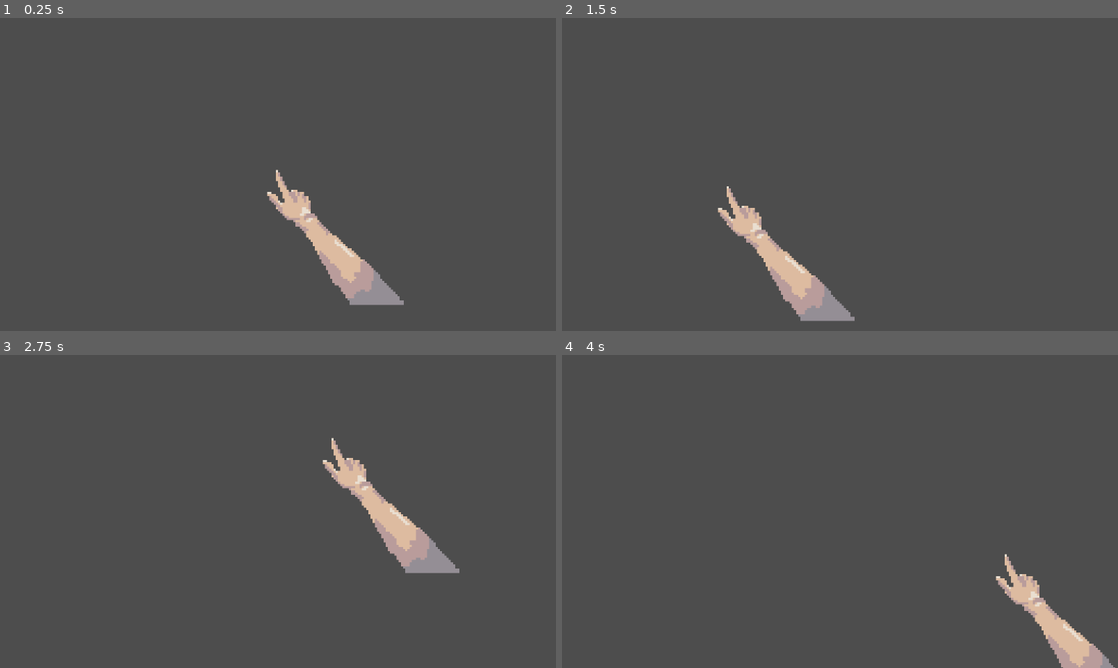
Above: before the commit, frames 1-4 (two rows, left to right).
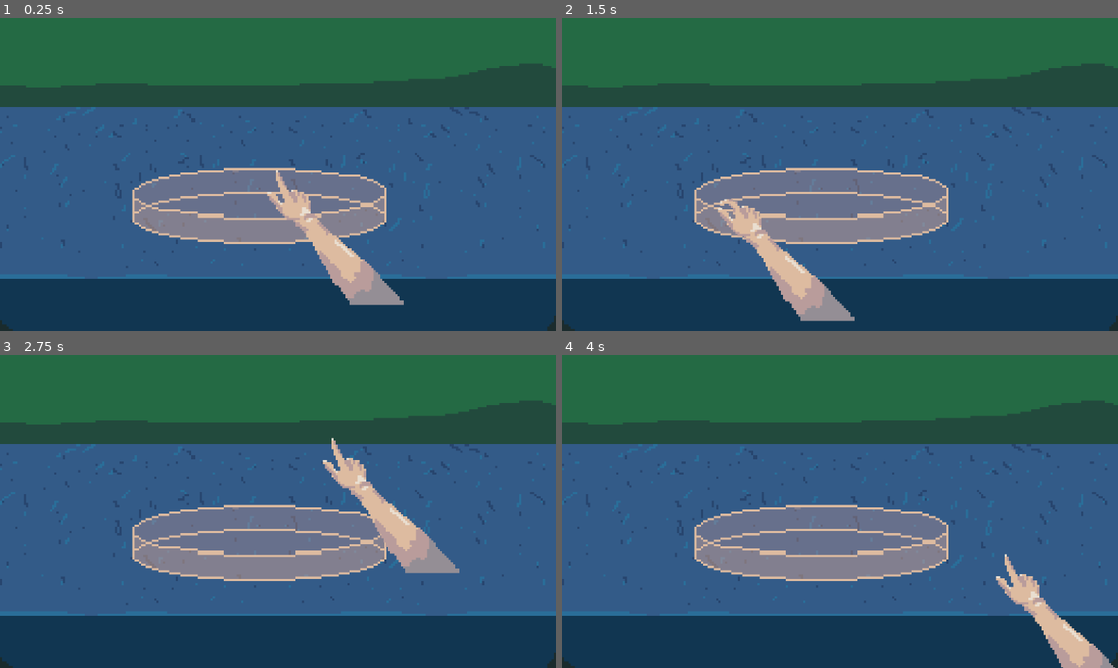
Above: after the commit, the same moments.

Repository: KatLuvsYa3/Geaux_Hackathon_Godot
Game: Godot game, scene res://scenes/game/culture.tscn
The game is run twice, just before and just after one commit, with the same random seed, the same clock (stepped at 60 frames per second) and the same inputs. This scene is started directly instead of the project's main scene.
Inputs (mouse positions are in pixels of both pictures, inside the frame that each line leads up to):
- Up to frame 1 (0.25 s): no input
- Up to frame 2 (1.5 s): tap Enter at 0.5 s; move the mouse to (962, 158) at 0.52 s; hold D (move_right) 0.53-1.28 s; hold K 0.53-1.28 s; click (962, 158) at 0.67 s; tap Space at 1.25 s; move the mouse to (728, 190) at 1.27 s; hold S (move_down) from 1.28 s (still down); tap K at 1.35 s; click (728, 190) at 1.42 s
- Up to frame 3 (2.75 s): tap Enter at 2 s; move the mouse to (333, 442) at 2.02 s; release S (move_down) at 2.03 s; hold D (move_right) from 2.03 s (still down); hold K from 2.03 s (still down); click (333, 442) at 2.17 s
- Up to frame 4 (4 s): tap Space at 2.75 s; move the mouse to (812, 574) at 2.77 s; release D (move_right) at 2.78 s; release K at 2.78 s; hold W (move_up) 2.78-3.53 s; tap K at 2.85 s; click (812, 574) at 2.92 s; tap Enter at 3.5 s; move the mouse to (1006, 558) at 3.52 s; hold A (move_left) from 3.53 s (still down); hold K from 3.53 s (still down); click (1006, 558) at 3.67 s

The runs differ from the first frame. In frame 1, 97% of the frame differs, in the area x 0-100%, y 0-100%; in frame 2, 97%; in frame 3, 97%; in frame 4, 98%.

Commit message:
arm click culture

Diff:
--- a/scenes/arm.tscn
+++ b/scenes/arm.tscn
@@ -2,6 +2,7 @@
 
 [ext_resource type="Script" uid="uid://c5ogd1ik32oee" path="res://scripts/arm.gd" id="1_muf2m"]
 [ext_resource type="Texture2D" uid="uid://crt0c6iufjvgb" path="res://assets/Sprites/arm.png" id="2_dy6di"]
+[ext_resource type="Texture2D" uid="uid://dhxpjefr3ymju" path="res://assets/Sprites/clickedarm.png" id="3_dy6di"]
 
 [node name="Arm" type="Node2D" unique_id=1142549423]
 
@@ -10,3 +11,9 @@
 texture = ExtResource("2_dy6di")
 offset = Vector2(26, 28)
 script = ExtResource("1_muf2m")
+
+[node name="ClickedArm" type="Sprite2D" parent="." unique_id=1984569383]
+visible = false
+z_index = 20
+texture = ExtResource("3_dy6di")
+offset = Vector2(26, 28)
--- a/scenes/game/culture.tscn
+++ b/scenes/game/culture.tscn
@@ -1,3 +1,37 @@
 [gd_scene format=3 uid="uid://bhmw1hyep5k48"]
 
+[ext_resource type="Script" uid="uid://ctjyah5x58qrh" path="res://scripts/culture.gd" id="1_guctc"]
+[ext_resource type="Texture2D" uid="uid://bqhk5gdlx7snf" path="res://assets/Sprites/cultures/culture0.png" id="2_kkb52"]
+[ext_resource type="Texture2D" uid="uid://drfqwmd2awb5b" path="res://assets/Sprites/cultures/culture1.png" id="3_uyebb"]
+[ext_resource type="Texture2D" uid="uid://sq8nldyl6mfx" path="res://assets/Sprites/cultures/culture2.png" id="4_bra5j"]
+[ext_resource type="Texture2D" uid="uid://dshg72e7stsqy" path="res://assets/Sprites/cultures/culture3.png" id="5_qvadt"]
+[ext_resource type="Texture2D" uid="uid://m8u8elaxna2h" path="res://assets/Sprites/cultures/culture4.png" id="6_0rwfa"]
+
 [node name="Culture" type="Node2D" unique_id=1530017835]
+script = ExtResource("1_guctc")
+
+[node name="Culture0" type="Sprite2D" parent="." unique_id=152619858]
+visible = false
+position = Vector2(-37, 72)
+texture = ExtResource("2_kkb52")
+offset = Vector2(165, 0)
+
+[node name="Culture1" type="Sprite2D" parent="." unique_id=376052050]
+visible = false
+position = Vector2(128, 72)
+texture = ExtResource("3_uyebb")
+
+[node name="Culture2" type="Sprite2D" parent="." unique_id=75675126]
+visible = false
+position = Vector2(128, 72)
+texture = ExtResource("4_bra5j")
+
+[node name="Culture3" type="Sprite2D" parent="." unique_id=780681690]
+visible = false
+position = Vector2(128, 72)
+texture = ExtResource("5_qvadt")
+
+[node name="Culture4" type="Sprite2D" parent="." unique_id=1840409023]
+visible = false
+position = Vector2(128, 72)
+texture = ExtResource("6_0rwfa")
--- a/scenes/game/research.tscn
+++ b/scenes/game/research.tscn
@@ -1,6 +1,7 @@
 [gd_scene format=3 uid="uid://bfdumk3rk1ygp"]
 
 [ext_resource type="Texture2D" uid="uid://doknnibynak56" path="res://assets/Sprites/TEMPexercise.png" id="1_c2kjm"]
+[ext_resource type="Script" uid="uid://cos8e54bxu7vj" path="res://scripts/change_scene_button.gd" id="2_77c6a"]
 
 [node name="Research" type="Node2D" unique_id=42553809]
 
@@ -14,3 +15,14 @@
 offset_right = 52.0
 offset_bottom = -25.0
 text = "Research"
+
+[node name="Culture" type="Button" parent="." unique_id=1282042765]
+offset_left = 55.0
+offset_top = 94.0
+offset_right = 137.0
+offset_bottom = 120.0
+text = "Culture"
+script = ExtResource("2_77c6a")
+scene = "res://scenes/game/culture.tscn"
+
+[connection signal="pressed" from="Culture" to="Culture" method="_on_pressed"]
--- a/scripts/arm.gd
+++ b/scripts/arm.gd
@@ -1,11 +1,18 @@
 extends Node2D
 
+var clicked_arm
 
 # Called when the node enters the scene tree for the first time.
 func _ready() -> void:
-	pass # Replace with function body.
-
+	clicked_arm = get_parent().get_children()[1]
 
 # Called every frame. 'delta' is the elapsed time since the previous frame.
 func _physics_process(delta: float) -> void:
 	position = get_global_mouse_position()
+	clicked_arm.position = position
+	if Input.is_mouse_button_pressed(MOUSE_BUTTON_LEFT):
+		visible = false
+		clicked_arm.visible = true
+	else:
+		visible = true
+		clicked_arm.visible = false
--- a/scripts/base_script.gd
+++ b/scripts/base_script.gd
@@ -7,6 +7,7 @@
 @export var cardio_health = 0.8
 @export var decay_rate = 0.2
 
+@export var culture_state = 0
 @export var research_value = 0
 @export var final_research_value = 10
 
--- /dev/null
+++ b/scripts/culture.gd
@@ -0,0 +1,11 @@
+extends Node2D
+
+
+# Called when the node enters the scene tree for the first time.
+func _ready() -> void:
+	get_children()[BaseScript.culture_state].visible = true
+
+#
+## Called every frame. 'delta' is the elapsed time since the previous frame.
+#func _process(delta: float) -> void:
+	#pass
Binary file added: assets/Sprites/clickedarm.png
Not shown, added: assets/Sprites/clickedarm.png.import
Binary file added: assets/Sprites/cultures/culture0.png
Not shown, added: assets/Sprites/cultures/culture0.png.import
Binary file added: assets/Sprites/cultures/culture1.png
Not shown, added: assets/Sprites/cultures/culture1.png.import
Binary file added: assets/Sprites/cultures/culture2.png
Not shown, added: assets/Sprites/cultures/culture2.png.import
Binary file added: assets/Sprites/cultures/culture3.png
Not shown, added: assets/Sprites/cultures/culture3.png.import
Binary file added: assets/Sprites/cultures/culture4.png
Not shown, added: assets/Sprites/cultures/culture4.png.import
(and 1 more such lines)
